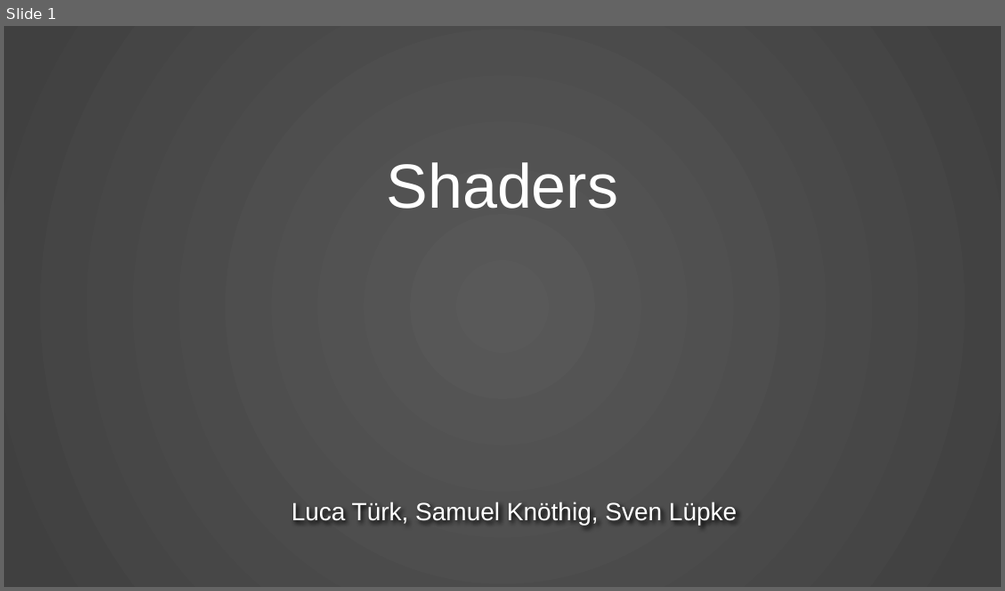
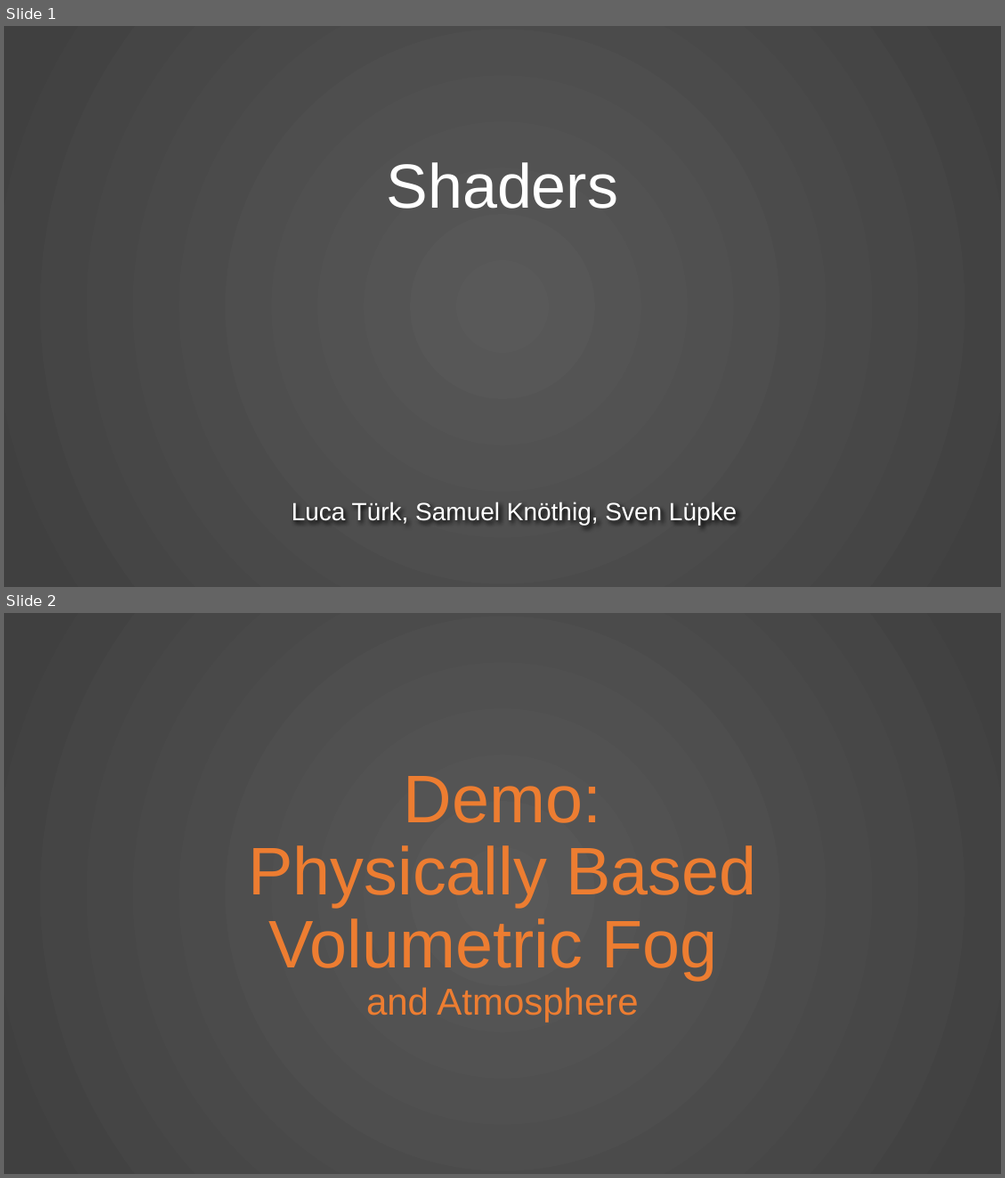
Before and after one commit to KnightTec/ShaderProject, a slide deck: Presentation.pptx. Shown one above the other, each under a label of ours: slide 1 before the commit, slides 1 and 2 after it. The pictures are 1005x591 and 1005x1178 pixels, drawn with LibreOffice and Linux fonts; fonts in the diff are those of the drawing; background and template pictures are left out. Boxes give left, top, right and bottom in pixels: in the first picture for what was removed or moved away, otherwise in the second. Text is boxed around its words. In the diff, an @@ line names an element or a change of style, - is before the commit and + after.

```diff
--- a/Presentation.pptx
+++ b/Presentation.pptx
@@ slide 2 added at [4, 613, 1001, 1174], background gradient #595959 to #404040 @@
@@ title added at [248, 776, 756, 1022], 64.8 pt, text #ED7D31 @@
+Demo:
+Physically Based
+Volumetric Fog
+and Atmosphere
```
Also in this commit, not shown: 12 slides changed, 3 slides removed, 8 other files.
